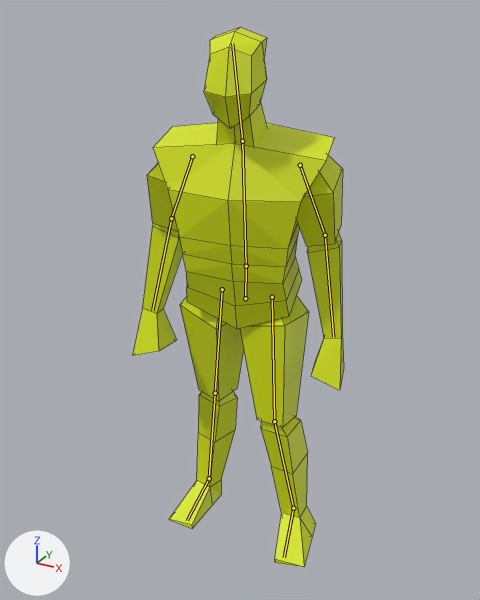
The Blender file Godot/Blender/Behold_A_Man/behold_a_man.blend as it was, and as the next commit left it.
Before and after are seen from a camera (50 mm lens) standing at (0.982, -1.821, 1.898) and looking at (-0.018, -0.005, 0.99). Arrows for +X, +Y and +Z are at lower left; the lights stay in place. Both versions are drawn at frame 6 of the action 'step_left_loop'; the numbers are the values there. The bones that bend it are drawn over the model as lines. Mesh edges are drawn as thin lines.
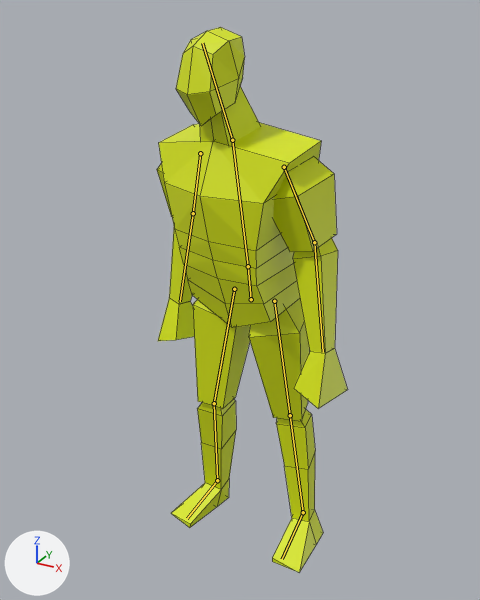
The change in detail:
Bone 'body_lower' (bone_body_lower) moves from (-0.011, 0.002, -0.024) to (0.011, 0.002, -0.024).
Bone 'body_lower' (bone_body_lower) turns from (10, 13, -1) to (10, -13, 1) degrees about its own x, y and z.
Bone 'body_upper' (bone_body_upper) turns from (0, 0, 1) to (0, 0, -1) degrees about its own x, y and z.
Bone 'upperarm.l' (bone_upperarm_l) turns from (0, 0, -11) to (0, 0, -9) degrees about its own x, y and z.
Bone 'upperarm.r' (bone_upperarm_r) turns from (0, 0, 9) to (0, 0, 11) degrees about its own x, y and z.
Bone 'iklegpole.l' (bone_iklegpole_l) moves from (0.032, -0.035, 0.003) to (-0.158, -0.035, -0.014).
Bone 'iklegtarget.l' (bone_iklegtarget_l) moves from (-0.009, 0.024, -0.012) to (-0.05, 0.024, 0.004).
Bone 'iklegtarget.l' (bone_iklegtarget_l) turns from (-1, 0, -13) to (0, 0, 0) degrees about its own x, y and z.
Bone 'iklegpole.r' (bone_iklegpole_r) moves from (0.158, -0.035, -0.014) to (-0.032, -0.035, 0.003).
Bone 'iklegtarget.r' (bone_iklegtarget_r) moves from (0.05, 0.024, 0.004) to (0.009, 0.024, -0.012).
Bone 'iklegtarget.r' (bone_iklegtarget_r) turns from (0, 0, 0) to (-1, 0, 13) degrees about its own x, y and z.

Location of each change, (x1, y1, x2, y2) in pixels of the pictures (480 x 600 px):
'Cube', posed (10% narrower): before (133, 27, 344, 567); after (157, 27, 347, 572)
bone 'body_lower', root to tip: before (245, 298) to (246, 266); after (251, 299) to (248, 266)
bone 'body_upper', root to tip: before (246, 266) to (242, 141); after (248, 266) to (232, 140)
bone 'upperarm.l', root to tip: before (300, 165) to (325, 235); after (284, 167) to (314, 242)
bone 'upperarm.r', root to tip: before (192, 156) to (171, 218); after (200, 153) to (193, 213)
